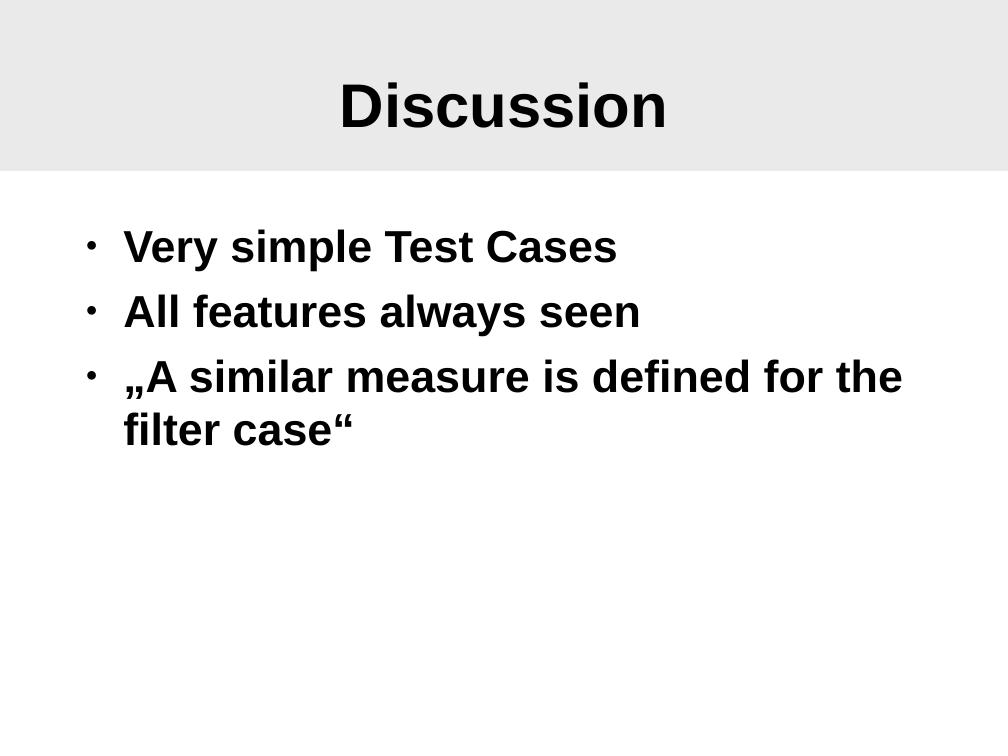
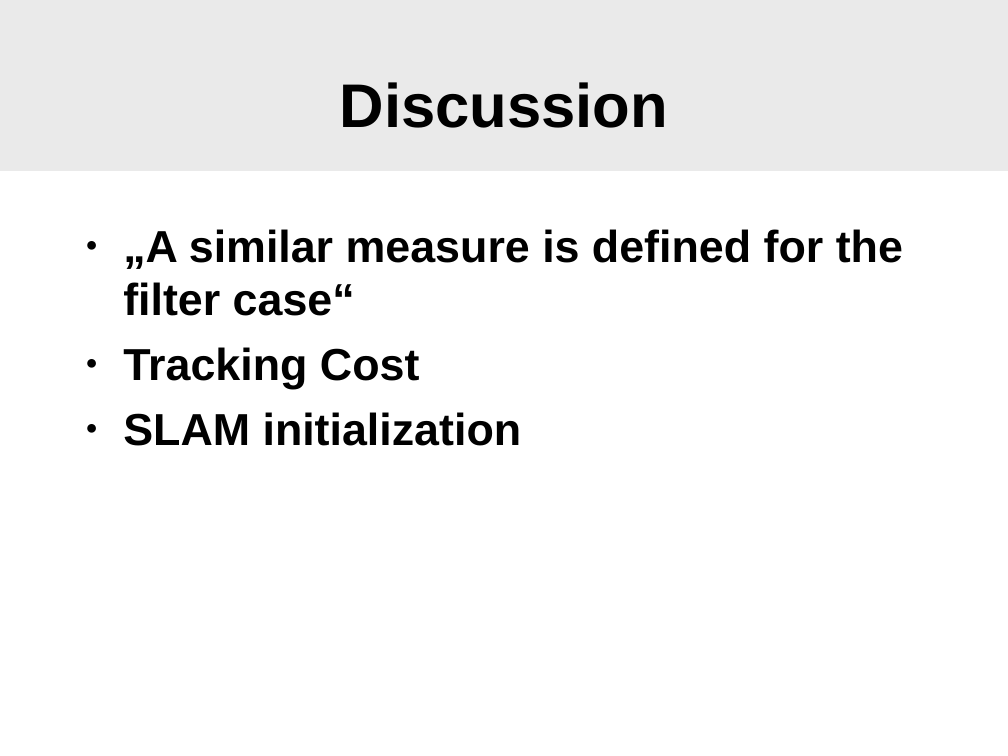
Before and after one commit to SgtPepper123/ICP_3dPhoto, a slide deck: slide 20 of slam/WhyFilter.odp (slide 16 before the commit). Drawn at 1008x756 pixels with LibreOffice and Linux fonts; fonts in the diff are those of the drawing; background and template pictures are left out. Boxes give left, top, right and bottom in pixels: in the first picture for what was removed or moved away, otherwise in the second. Text is boxed around its words. In the diff, an @@ line names an element or a change of style, - is before the commit and + after.

```diff
--- a/slam/WhyFilter.odp
+++ b/slam/WhyFilter.odp
@@ text at (123, 229, 641, 336): paragraphs removed @@
-● Very simple Test Cases
-● All features always seen
@@ text at (123, 347, 522, 446): paragraphs added @@
+● Tracking Cost
+● SLAM initialization
```
Also in this commit, not shown: 1 other slide changed, 6 slides added, 2 slides removed.
